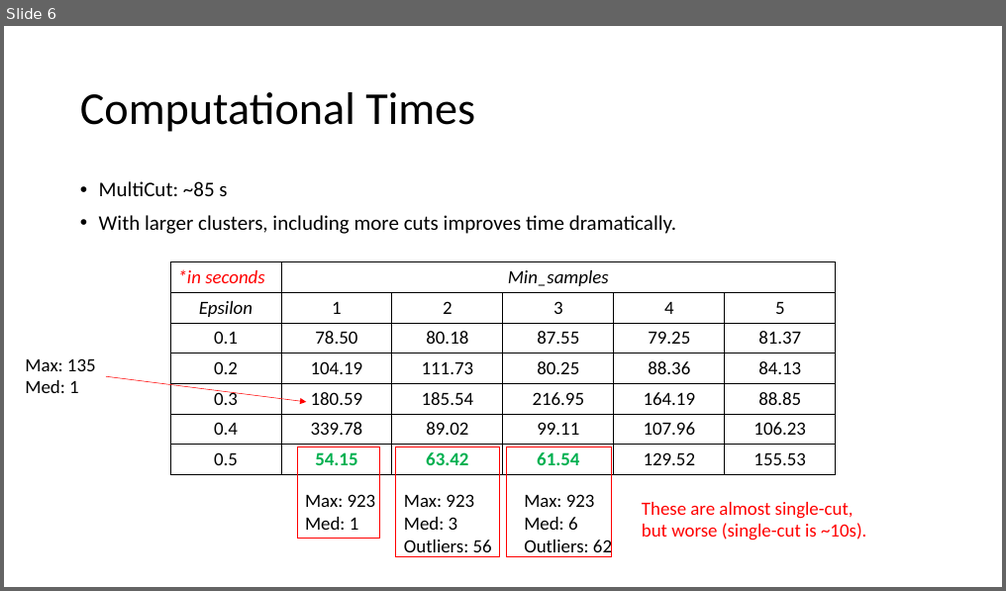
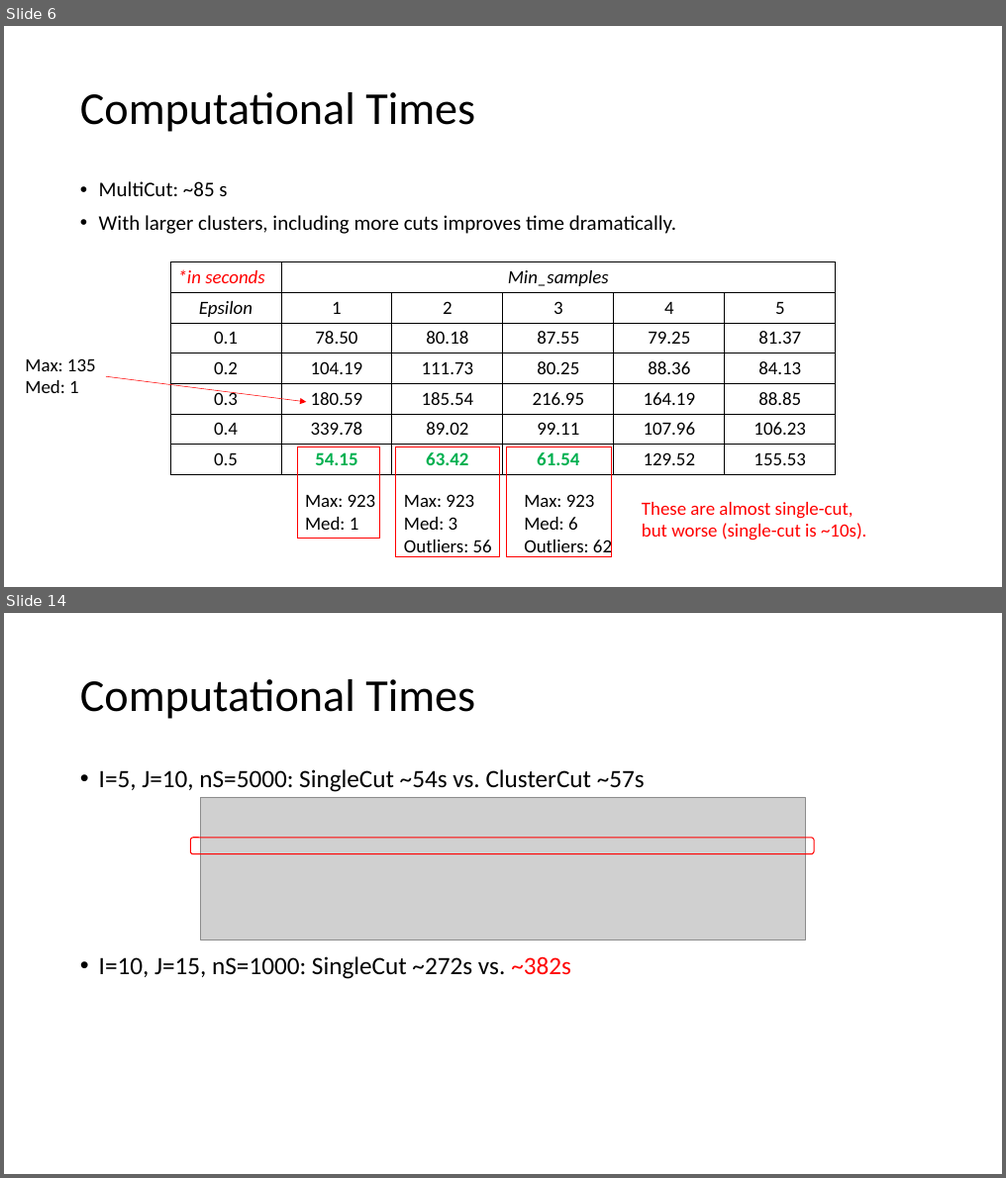
Before and after one commit to parkjan4/SPRO_project, a slide deck: preliminary_results.pptx. Shown one above the other, each under a label of ours: slide 6 before the commit, slides 6 and 14 after it; the slides between them are not shown. The pictures are 1006x591 and 1006x1178 pixels, drawn with LibreOffice and Linux fonts; fonts in the diff are those of the drawing; grey boxes stand for pictures. Boxes give left, top, right and bottom in pixels: in the first picture for what was removed or moved away, otherwise in the second. Text is boxed around its words. In the diff, an @@ line names an element or a change of style, - is before the commit and + after.

```diff
--- a/preliminary_results.pptx
+++ b/preliminary_results.pptx
@@ slide 14 added at bbox=[4, 613, 1002, 1174], background #FFFFFF @@
@@ title added at bbox=[80, 679, 475, 719], 44 pt, text #000000 @@
+Computational Times
@@ text added at bbox=[99, 769, 645, 979], 24 pt, text #000000 @@
+• I=5, J=10, nS=5000: SingleCut ~54s vs. ClusterCut ~57s
+• I=10, J=15, nS=1000: SingleCut ~272s vs. ~382s
@@ picture added at bbox=[201, 797, 805, 941] @@
@@ rounded rectangle added at bbox=[190, 838, 814, 854], outline #FF0000 1 pt @@
```
Also in this commit, not shown: 10 other slides added, 6 other files.
